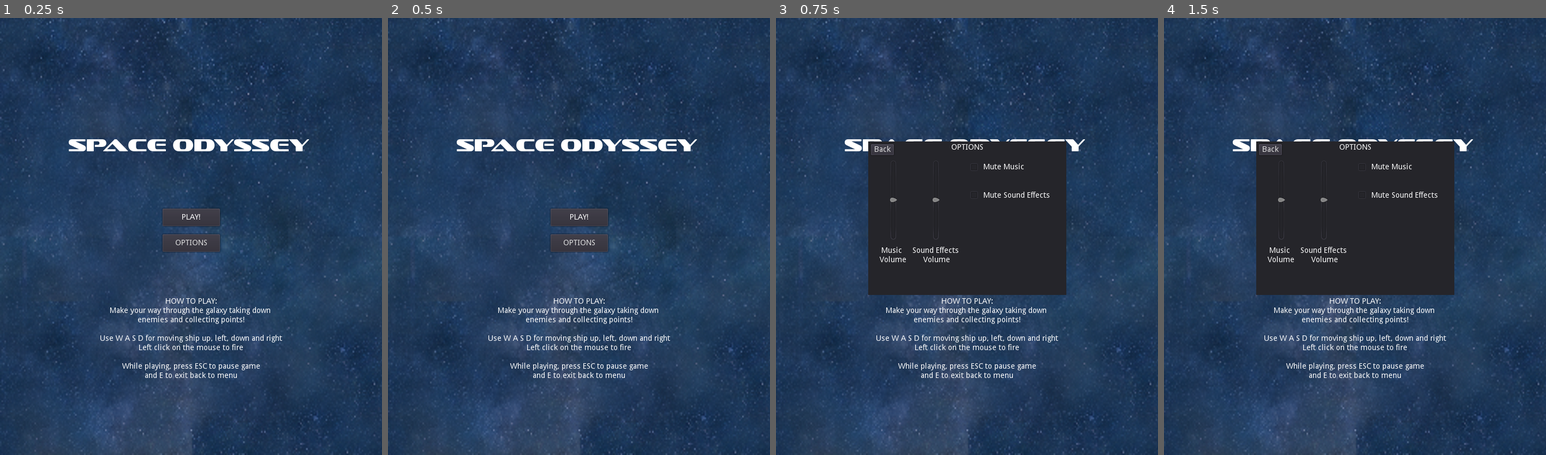
Above: before the commit, frames 1-4 (left to right).
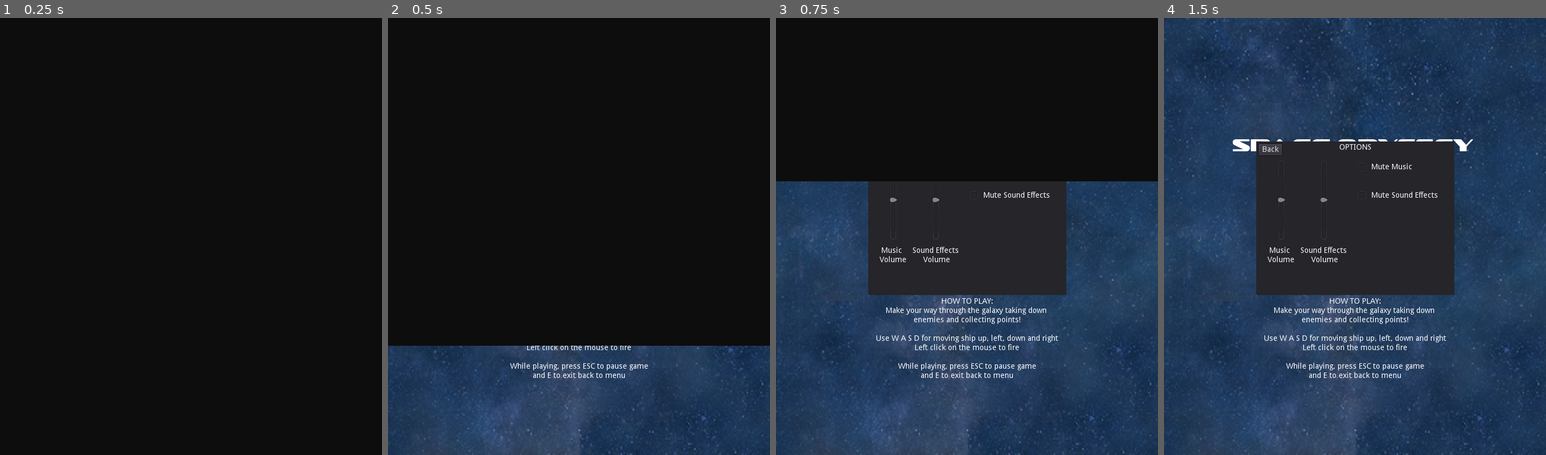
Above: after the commit, the same moments.

Repository: jdibble21/FP-Space-Odyssey
Game: Godot game, scene res://src/Menu.tscn
The game is run twice, just before and just after one commit, with the same random seed, the same clock (stepped at 60 frames per second) and the same inputs. Sound files missing from this copy of the repository are replaced by a short silence.
Inputs:
- Up to frame 1 (0.25 s): no input
- Up to frame 2 (0.5 s): no input
- Up to frame 3 (0.75 s): click "OPTIONS" at 0.5 s
- Up to frame 4 (1.5 s): click "PLAY!" at 1.25 s

The runs differ from the first frame. In frame 1, 100% of the frame differs, in the area x 0-100%, y 0-100%; in frame 2, 75%; in frame 3, 37%; in frame 4, nothing differs.

Commit message:
Add transitions between scenes

Diff:
--- a/project/src/LevelCompleteMenu.gd
+++ b/project/src/LevelCompleteMenu.gd
@@ -9,12 +9,6 @@
 	$CompletePanel.hide()
 
 
-func _on_ReturnMenuButton_pressed():
-	get_parent().queue_free()
-	queue_free()
-	get_tree().get_root().add_child(_menu_scene.instance())
-
-
 func _on_ReplayLevelButton_pressed():
 	get_parent().queue_free()
 	queue_free()
--- a/project/src/LevelOne/LevelOne.gd
+++ b/project/src/LevelOne/LevelOne.gd
@@ -51,8 +51,8 @@
 	if Input.is_action_pressed("pause_game"):
 		_on_pause_pressed()
 	if Input.is_action_pressed("return_to_menu"):
-		queue_free()
-		get_tree().get_root().add_child(_menu_scene.instance())
+		$AnimationPlayer.play("backwards_transition")
+
 
 
 func _on_player_defeat():
@@ -101,6 +101,11 @@
 
 
 func _on_hazard_timer_timeout():
-	# Refactor to randomly add different types later
 	var _new_hazard = _asteroid_one.instance()
 	add_child(_new_hazard)
+
+
+func _on_ReturnMenuButton_pressed():
+	get_tree().paused = false
+	$PauseMenu/PausePanel.hide()
+	$AnimationPlayer.play("backwards_transition")
--- a/project/src/LevelOne/LevelOne.tscn
+++ b/project/src/LevelOne/LevelOne.tscn
@@ -13,6 +13,21 @@
 [ext_resource path="res://src/LevelCompleteMenu.tscn" type="PackedScene" id=11]
 [ext_resource path="res://src/AdvancedEnemies/AdvancedEnemyEasy.tscn" type="PackedScene" id=12]
 [ext_resource path="res://assets/misc_assets/transition_screen.png" type="Texture" id=13]
+
+[sub_resource type="Animation" id=2]
+resource_name = "backwards_transition"
+tracks/0/type = "value"
+tracks/0/path = NodePath("TransitionScreen:position")
+tracks/0/interp = 1
+tracks/0/loop_wrap = true
+tracks/0/imported = false
+tracks/0/enabled = true
+tracks/0/keys = {
+"times": PoolRealArray( 0, 1 ),
+"transitions": PoolRealArray( 1, 1 ),
+"update": 0,
+"values": [ Vector2( 351.158, -553.247 ), Vector2( 349.911, 265 ) ]
+}
 
 [sub_resource type="Animation" id=1]
 resource_name = "transition"
@@ -81,11 +96,20 @@
 [node name="LevelOneBoss" parent="." instance=ExtResource( 10 )]
 
 [node name="TransitionScreen" type="Sprite" parent="."]
-position = Vector2( 351.158, 273 )
+light_mask = 31775
+position = Vector2( 349.911, 265 )
 scale = Vector2( 1.37576, 2.01195 )
 texture = ExtResource( 13 )
 
 [node name="AnimationPlayer" type="AnimationPlayer" parent="."]
+anims/backwards_transition = SubResource( 2 )
 anims/transition = SubResource( 1 )
 [connection signal="timeout" from="ShipSpawns/FormationSpawnTimer" to="ShipSpawns" method="_on_FormationSpawnTimer_timeout"]
 [connection signal="timeout" from="HazardTimer" to="." method="_on_hazard_timer_timeout"]
+[connection signal="pressed" from="PauseMenu/PausePanel/ReturnMenuButton" to="." method="_on_ReturnMenuButton_pressed"]
+[connection signal="pressed" from="LevelCompleteMenu/CompletePanel/ReturnMenuButton" to="." method="_on_ReturnMenuButton_pressed"]
+[connection signal="animation_finished" from="AnimationPlayer" to="PauseMenu" method="_on_AnimationPlayer_animation_finished"]
+
+[editable path="PauseMenu"]
+
+[editable path="LevelCompleteMenu"]
--- a/project/src/Menu.gd
+++ b/project/src/Menu.gd
@@ -40,3 +40,7 @@
 	if anim_name == "transition":
 		queue_free()
 		get_tree().get_root().add_child(_level_one_scene.instance())
+
+
+func _on_MainMenu_tree_entered():
+	$AnimationPlayer.play("backwards_transition")
--- a/project/src/Menu.tscn
+++ b/project/src/Menu.tscn
@@ -12,6 +12,21 @@
 [sub_resource type="DynamicFont" id=1]
 size = 32
 font_data = ExtResource( 10 )
+
+[sub_resource type="Animation" id=5]
+resource_name = "backwards_transition"
+tracks/0/type = "value"
+tracks/0/path = NodePath("TransitionScreen:position")
+tracks/0/interp = 1
+tracks/0/loop_wrap = true
+tracks/0/imported = false
+tracks/0/enabled = true
+tracks/0/keys = {
+"times": PoolRealArray( 0, 1 ),
+"transitions": PoolRealArray( 1, 1 ),
+"update": 0,
+"values": [ Vector2( 350.658, 600.416 ), Vector2( 350.658, -602.129 ) ]
+}
 
 [sub_resource type="Animation" id=3]
 length = 3.5
@@ -202,13 +217,15 @@
 autostart = true
 
 [node name="TransitionScreen" type="Sprite" parent="."]
-position = Vector2( 350.658, -600 )
+position = Vector2( 350.658, -602.129 )
 scale = Vector2( 1.36914, 2.2572 )
 texture = ExtResource( 5 )
 
 [node name="AnimationPlayer" type="AnimationPlayer" parent="."]
+anims/backwards_transition = SubResource( 5 )
 anims/flyby = SubResource( 3 )
 anims/transition = SubResource( 4 )
+[connection signal="tree_entered" from="." to="." method="_on_MainMenu_tree_entered"]
 [connection signal="pressed" from="PlayButton" to="." method="_on_PlayButton_pressed"]
 [connection signal="pressed" from="OptionsButton" to="." method="_on_OptionsButton_pressed"]
 [connection signal="pressed" from="LevelSelectPanel/LevelOneButton" to="." method="_on_LevelOneButton_pressed"]
--- a/project/src/PauseMenu.gd
+++ b/project/src/PauseMenu.gd
@@ -8,17 +8,18 @@
 func _ready():
 	$OptionsPanel.hide()
 
+
 func _on_ResumeButton_pressed():
 	$PausePanel.hide()
 	get_tree().paused = false
 
 
-func _on_ReturnMenuButton_pressed():
-	get_tree().paused = false
-	get_parent().queue_free()
-	queue_free()
-	get_tree().get_root().add_child(_menu_scene.instance())
+func _on_OptionsButton_pressed():
+	$OptionsPanel.show()
 
 
-func _on_OptionsButton_pressed():
-	$OptionsPanel.show()
+func _on_AnimationPlayer_animation_finished(anim_name):
+	if anim_name == "backwards_transition":
+		get_parent().queue_free()
+		queue_free()
+		get_tree().get_root().add_child(_menu_scene.instance())
Not shown: 1 places in project/src/LevelOne/LevelOne.tscn that only renumber resources
Not shown: 1 places in project/src/Menu.tscn that only renumber resources
